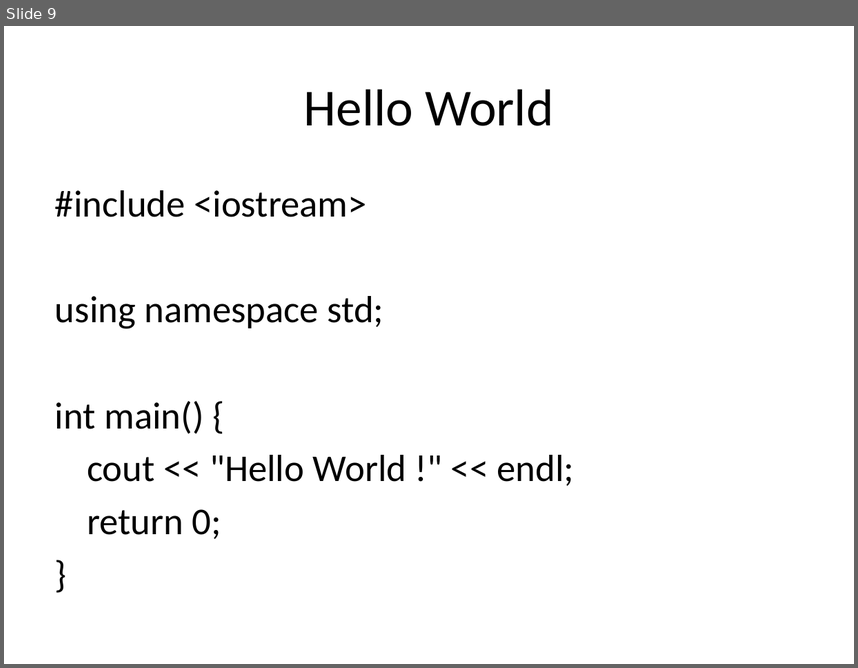
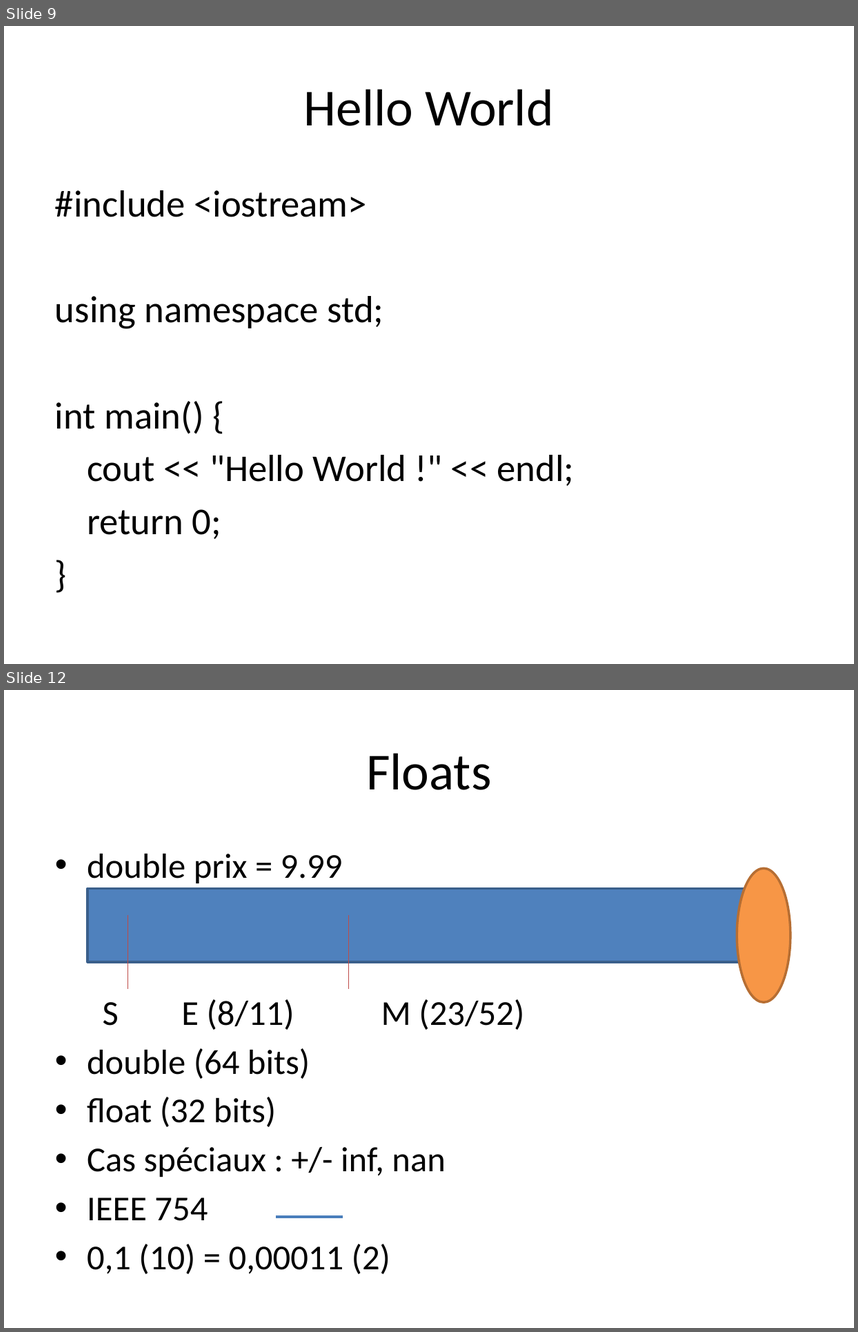
Before and after one commit to matthcol/CPP2019_07, a slide deck: CPP.pptx. Shown one above the other, each under a label of ours: slide 9 before the commit, slides 9 and 12 after it; the slides between them are not shown. The pictures are 858x668 and 858x1332 pixels, drawn with LibreOffice and Linux fonts; fonts in the diff are those of the drawing. Boxes give left, top, right and bottom in pixels: in the first picture for what was removed or moved away, otherwise in the second. Text is boxed around its words. In the diff, an @@ line names an element or a change of style, - is before the commit and + after.

```diff
--- a/CPP.pptx
+++ b/CPP.pptx
@@ slide 12 added at (4, 690, 854, 1328), background #FFFFFF @@
@@ title added at (366, 753, 491, 790), 44 pt, text #000000 @@
+Floats
@@ text added at (87, 854, 524, 1274), 29.6 pt, text #000000 @@
+• double prix = 9.99
+S E (8/11) M (23/52)
+• double (64 bits)
+• float (32 bits)
+• Cas spéciaux : +/- inf, nan
+• IEEE 754
+• 0,1 (10) = 0,00011 (2)
@@ ellipse added at (737, 869, 791, 1002), fill #F79646, outline #B76F34 2 pt @@
@@ rectangle added at (87, 888, 756, 962), fill #4F81BD, outline #3A5F8C 2 pt @@
@@ line added from (128, 915) to (128, 988), #BF4C48 0.75 pt @@
@@ line added from (349, 915) to (349, 988), #BF4C48 0.75 pt @@
@@ line added from (276, 1216) to (343, 1216), #4B7EBC 2.25 pt @@
```
Also in this commit, not shown: 1 slide changed, 11 other slides added.
